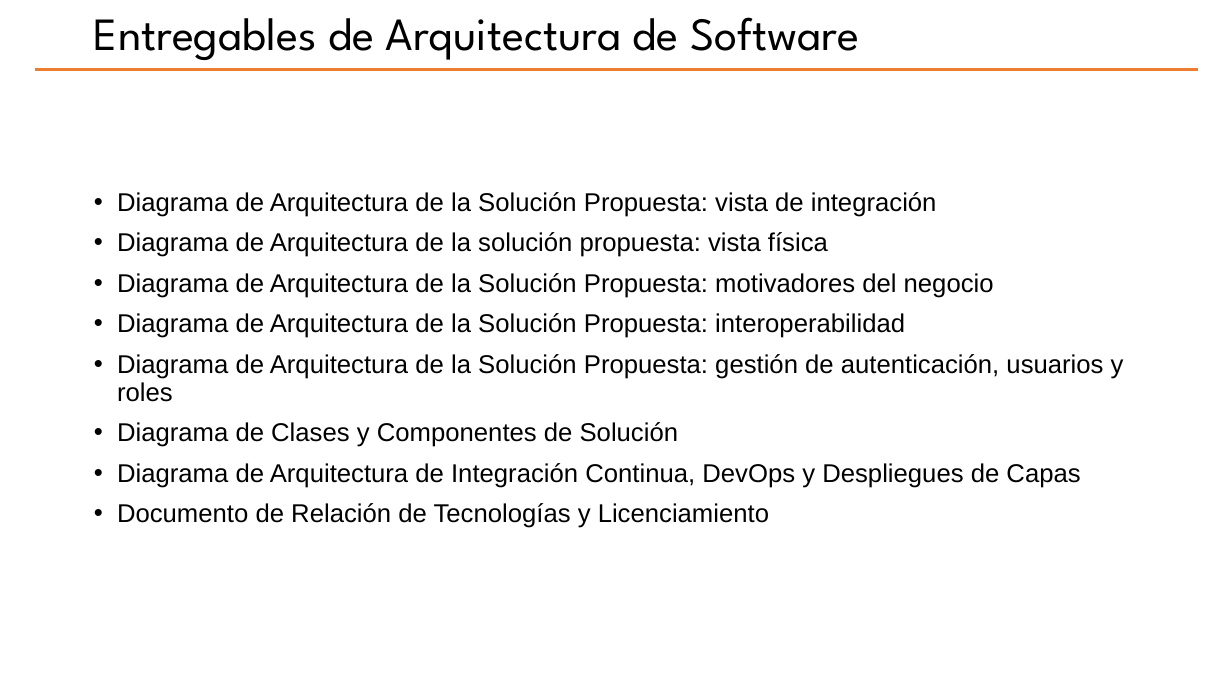
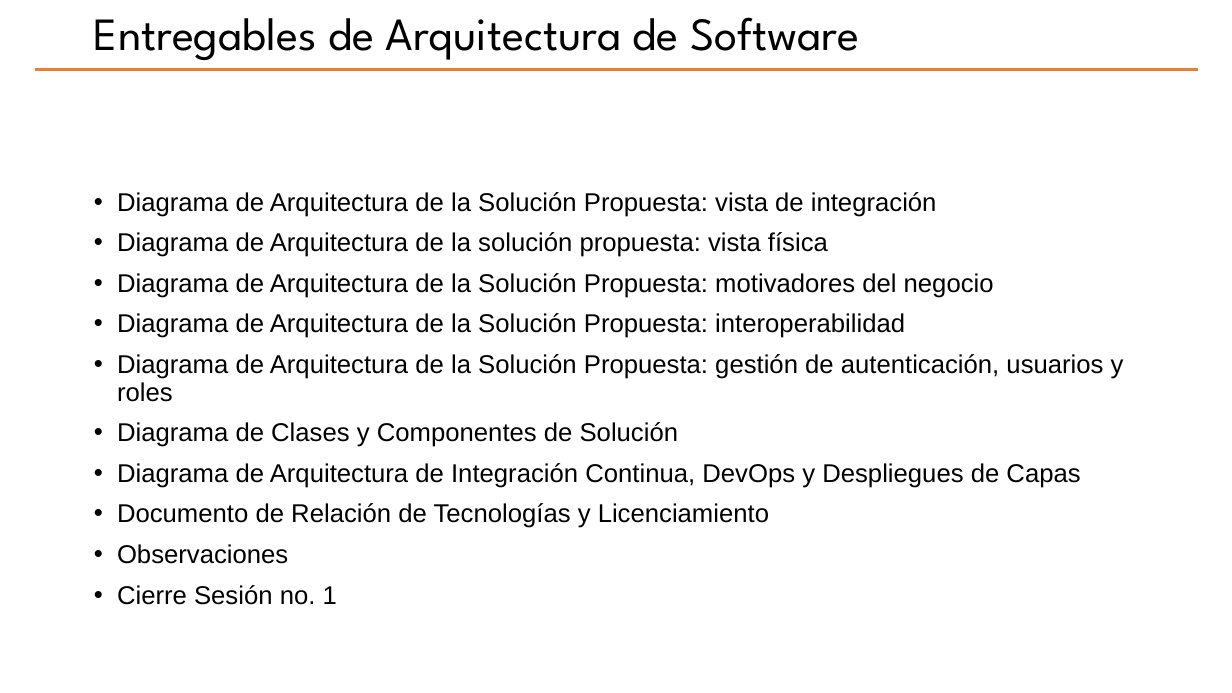
Before and after one commit to hwong23/pgn-078, a slide deck: slide 2 of content/pptxoutpt.pptx. Drawn at 1232x693 pixels with LibreOffice and Linux fonts; fonts in the diff are those of the drawing; background and template pictures are left out. Boxes give left, top, right and bottom in pixels: in the first picture for what was removed or moved away, otherwise in the second. Text is boxed around its words. In the diff, an @@ line names an element or a change of style, - is before the commit and + after.

```diff
--- a/content/pptxoutpt.pptx
+++ b/content/pptxoutpt.pptx
@@ text at <box>117,544,337,605</box>: paragraphs added @@
+• Observaciones
+• Cierre Sesión no. 1
```
Also in this commit, not shown: 3 other slides changed, 4 slides added, 3 slides removed, 13 other files.
